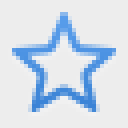
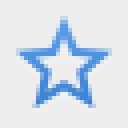
Revision of a layered 128 × 128 image; what changed, layer by layer:
painted on "200% icon-blue@2x.png, icon-blue.png" over [12, 12, 116, 112]
